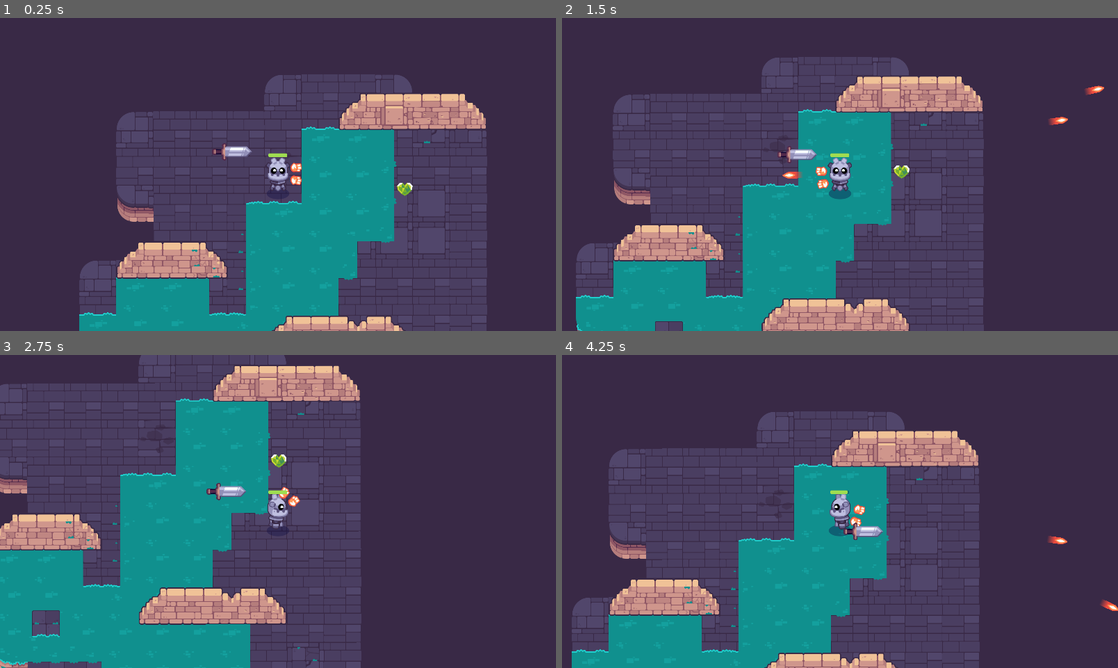
Above: before the commit, frames 1-4 (two rows, left to right).
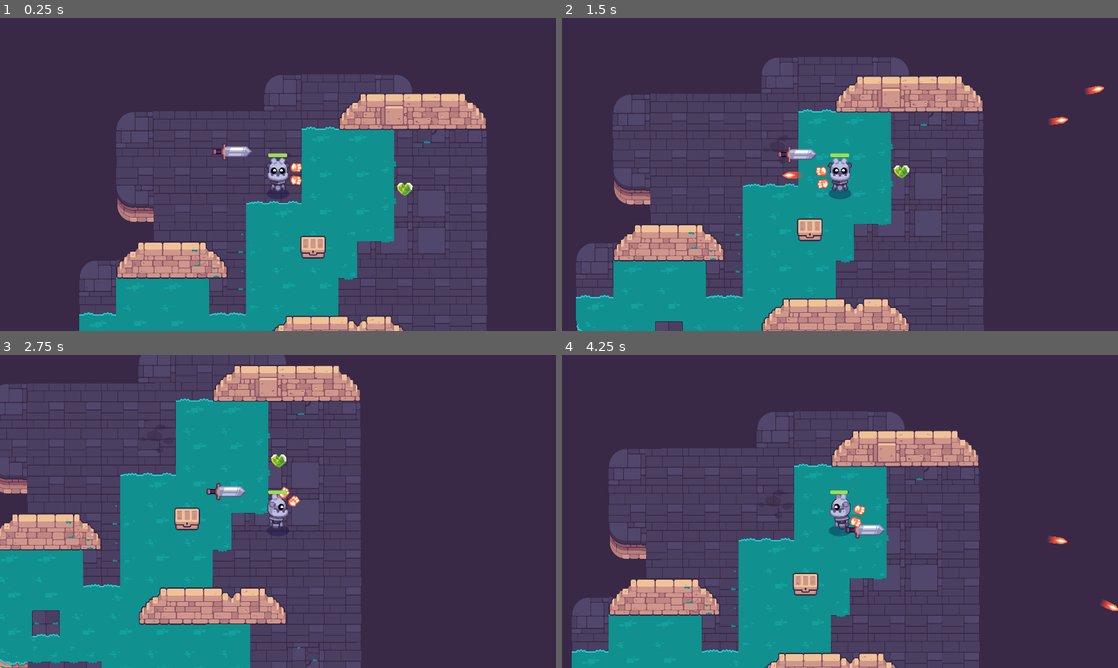
Above: after the commit, the same moments.

Repository: Jesuscanwalk/Path-of-Sorcerers-Game
Game: Godot game, scene res://test.tscn
Two runs of this game, one before a commit and one after it. Both use one fixed random seed, a clock stepped at 60 frames per second and the inputs below. The project has no main scene, so this scene is started directly.
Inputs (mouse positions are in pixels of both pictures, inside the frame that each line leads up to):
- Up to frame 1 (0.25 s): no input
- Up to frame 2 (1.5 s): tap Enter at 0.5 s; move the mouse to (962, 158) at 0.52 s; hold D (move_right) 0.53-1.28 s; click (962, 158) at 0.6 s; tap Space at 0.77 s; move the mouse to (728, 190) at 1.27 s; hold S (move_down) from 1.28 s (still down); tap Z at 1.35 s; click (728, 190) at 1.42 s
- Up to frame 3 (2.75 s): tap Space at 1.52 s; move the mouse to (333, 442) at 2.02 s; release S (move_down) at 2.03 s; hold D (move_right) from 2.03 s (still down); click (333, 442) at 2.1 s
- Up to frame 4 (4.25 s): move the mouse to (812, 574) at 2.77 s; release D (move_right) at 2.78 s; hold W (move_up) 2.78-3.53 s; tap Z at 2.85 s; click (812, 574) at 2.92 s; tap Space at 3.02, 3.77 s; move the mouse to (1006, 558) at 3.52 s; hold A (move_left) from 3.53 s (still down); click (1006, 558) at 3.6 s

The runs differ from the first frame. In frame 1, 0.3% of the frame differs, in the area x 54-59%, y 69-77%; in frame 2, 0.3%; in frame 3, 0.4%; in frame 4, 0.5%, in the area x 41-59%, y 53-77%.

Commit message:
CHEST YAYAY

Diff:
--- /dev/null
+++ b/M10.twin_stick_workbook/chest.gd
@@ -0,0 +1,46 @@
+@tool
+class_name Chest extends Area2D
+
+@onready var animation_player: AnimationPlayer = $AnimationPlayer
+@export var possible_items: Array[Item] = []
+var is_player_near := false
+
+func _ready() -> void:
+	body_entered.connect(func (body: Node) -> void:
+		is_player_near = true
+			)
+	body_exited.connect(func (body:Node) -> void:
+		is_player_near = false
+		)
+
+func _unhandled_input(event: InputEvent) -> void:
+	if is_player_near and event.is_action_pressed("interact"):
+		animation_player.play("open")
+		create_pickup()
+		set_process_unhandled_input(false)
+
+func create_pickup() -> void:
+	if possible_items == []:
+		return
+
+	var item: Item = possible_items.pick_random()
+	var pickup: Pickup = preload("res://pickup.tscn").instantiate()
+	pickup.item = item
+	add_child(pickup)
+	var random_angle := randf_range(0.0, 2.0 * PI)
+	var random_direction := Vector2(1.0, 0.0).rotated(random_angle)
+	var land_position := random_direction * randf_range(60.0, 120.0)
+	const FLIGHT_TIME := 0.3
+	const HALF_FLIGHT_TIME := FLIGHT_TIME / 2.0
+	var tween := create_tween()
+	tween.set_parallel()
+	pickup.scale = Vector2(0.25, 0.25)
+	tween.tween_property(pickup, "scale", Vector2(1.0, 1.0), HALF_FLIGHT_TIME)
+	tween.tween_property(pickup, "position:x", land_position.x, FLIGHT_TIME)
+	tween = create_tween()
+	tween.set_trans(Tween.TRANS_QUAD)
+	tween.set_ease(Tween.EASE_OUT)
+	var jump_height := randf_range(30.0, 80.0)
+	tween.tween_property(pickup, "position:y", land_position.y - jump_height, HALF_FLIGHT_TIME)
+	tween.set_ease(Tween.EASE_IN)
+	tween.tween_property(pickup, "position:y", land_position.y, HALF_FLIGHT_TIME)
--- /dev/null
+++ b/M10.twin_stick_workbook/chest.tscn
@@ -0,0 +1,87 @@
+[gd_scene load_steps=8 format=3 uid="uid://de8kextokt6aq"]
+
+[ext_resource type="Script" path="res://chest.gd" id="1_w5na2"]
+[ext_resource type="Texture2D" uid="uid://bfj2ayjhou4bv" path="res://pickups/chest/chest_top.png" id="2_vkdyw"]
+[ext_resource type="Texture2D" uid="uid://dub7cda3qxho2" path="res://pickups/chest/chest_bottom.png" id="3_ie3vf"]
+
+[sub_resource type="CircleShape2D" id="CircleShape2D_v4vj3"]
+radius = 61.2046
+
+[sub_resource type="Animation" id="Animation_fgqig"]
+length = 0.001
+tracks/0/type = "value"
+tracks/0/imported = false
+tracks/0/enabled = true
+tracks/0/path = NodePath("Top:position")
+tracks/0/interp = 1
+tracks/0/loop_wrap = true
+tracks/0/keys = {
+"times": PackedFloat32Array(0),
+"transitions": PackedFloat32Array(1),
+"update": 0,
+"values": [Vector2(0, -2)]
+}
+tracks/1/type = "value"
+tracks/1/imported = false
+tracks/1/enabled = true
+tracks/1/path = NodePath("Top:rotation")
+tracks/1/interp = 1
+tracks/1/loop_wrap = true
+tracks/1/keys = {
+"times": PackedFloat32Array(0),
+"transitions": PackedFloat32Array(1),
+"update": 0,
+"values": [0.0]
+}
+
+[sub_resource type="Animation" id="Animation_u5owy"]
+resource_name = "open"
+tracks/0/type = "value"
+tracks/0/imported = false
+tracks/0/enabled = true
+tracks/0/path = NodePath("Top:position")
+tracks/0/interp = 1
+tracks/0/loop_wrap = true
+tracks/0/keys = {
+"times": PackedFloat32Array(0, 0.592785, 0.994952, 0.998426, 1),
+"transitions": PackedFloat32Array(1, 1, 1, 1, 1),
+"update": 0,
+"values": [Vector2(0, -2), Vector2(50, -4), Vector2(61, 4), Vector2(56, 7), Vector2(60, 7)]
+}
+tracks/1/type = "value"
+tracks/1/imported = false
+tracks/1/enabled = true
+tracks/1/path = NodePath("Top:rotation")
+tracks/1/interp = 1
+tracks/1/loop_wrap = true
+tracks/1/keys = {
+"times": PackedFloat32Array(0, 0.996827, 1),
+"transitions": PackedFloat32Array(1, 1, 1),
+"update": 0,
+"values": [0.0, 0.32536, 0.314159]
+}
+
+[sub_resource type="AnimationLibrary" id="AnimationLibrary_d5p6o"]
+_data = {
+"RESET": SubResource("Animation_fgqig"),
+"open": SubResource("Animation_u5owy")
+}
+
+[node name="Chest" type="Area2D"]
+script = ExtResource("1_w5na2")
+
+[node name="Bottom" type="Sprite2D" parent="."]
+texture = ExtResource("3_ie3vf")
+
+[node name="Top" type="Sprite2D" parent="."]
+position = Vector2(0, -2)
+texture = ExtResource("2_vkdyw")
+
+[node name="CollisionShape2D" type="CollisionShape2D" parent="."]
+z_index = -1
+shape = SubResource("CircleShape2D_v4vj3")
+
+[node name="AnimationPlayer" type="AnimationPlayer" parent="."]
+libraries = {
+"": SubResource("AnimationLibrary_d5p6o")
+}
--- a/M10.twin_stick_workbook/mob.tscn
+++ b/M10.twin_stick_workbook/mob.tscn
@@ -4,7 +4,7 @@
 [ext_resource type="Texture2D" uid="uid://nohjoiah3jgr" path="res://mobs/sword_inactive.png" id="1_x21eo"]
 
 [sub_resource type="CircleShape2D" id="CircleShape2D_5gc4c"]
-radius = 195.059
+radius = 275.465
 
 [sub_resource type="CapsuleShape2D" id="CapsuleShape2D_4aicb"]
 radius = 19.0
--- a/M10.twin_stick_workbook/project.godot
+++ b/M10.twin_stick_workbook/project.godot
@@ -101,6 +101,11 @@
 , Object(InputEventKey,"resource_local_to_scene":false,"resource_name":"","device":-1,"window_id":0,"alt_pressed":false …(182 unchanged characters)…
 ]
 }
+interact={
+"deadzone": 0.5,
+"events": [Object(InputEventMouseButton,"resource_local_to_scene":false,"resource_name":"","device":-1,"window_id":0,"alt_pressed":false,"shift_pressed":false,"ctrl_pressed":false,"meta_pressed":false,"button_mask":1,"position":Vector2(677, 31),"global_position":Vector2(696, 122),"factor":1.0,"button_index":1,"canceled":false,"pressed":true,"double_click":false,"script":null)
+]
+}
 
 [layer_names]
 
--- a/M10.twin_stick_workbook/test.tscn
+++ b/M10.twin_stick_workbook/test.tscn
@@ -7,8 +7,17 @@
 [ext_resource type="Script" path="res://healing_item.gd" id="5_36o3y"]
 [ext_resource type="AudioStream" uid="uid://o3ra7o263286" path="res://pickups/pickup_health.wav" id="6_027nv"]
 [ext_resource type="Texture2D" uid="uid://be8lmb157qflx" path="res://pickups/pickup_health.png" id="7_olfpn"]
+[ext_resource type="PackedScene" uid="uid://de8kextokt6aq" path="res://chest.tscn" id="8_7evs3"]
+[ext_resource type="Script" path="res://item.gd" id="9_53qdu"]
 
 [sub_resource type="Resource" id="Resource_74nak"]
+script = ExtResource("5_36o3y")
+healing_amount = 1
+display_name = ""
+texture = ExtResource("7_olfpn")
+sound_on_pickup = ExtResource("6_027nv")
+
+[sub_resource type="Resource" id="Resource_ed8i7"]
 script = ExtResource("5_36o3y")
 healing_amount = 1
 display_name = ""
@@ -19,12 +28,16 @@
 
 [node name="RoomA" parent="." instance=ExtResource("1_0b32q")]
 
-[node name="Player" parent="." instance=ExtResource("2_ylfbt")]
-position = Vector2(687, 344)
-
 [node name="Mob" parent="." instance=ExtResource("3_7xhyb")]
 position = Vector2(513, 258)
 
 [node name="Pickup" parent="." instance=ExtResource("4_8qk8n")]
 position = Vector2(1125, 395)
 item = SubResource("Resource_74nak")
+
+[node name="Chest" parent="." instance=ExtResource("8_7evs3")]
+position = Vector2(808, 589)
+possible_items = Array[ExtResource("9_53qdu")]([SubResource("Resource_ed8i7")])
+
+[node name="Player" parent="." instance=ExtResource("2_ylfbt")]
+position = Vector2(687, 344)
Not shown: 1 places in M10.twin_stick_workbook/test.tscn that only renumber resources
